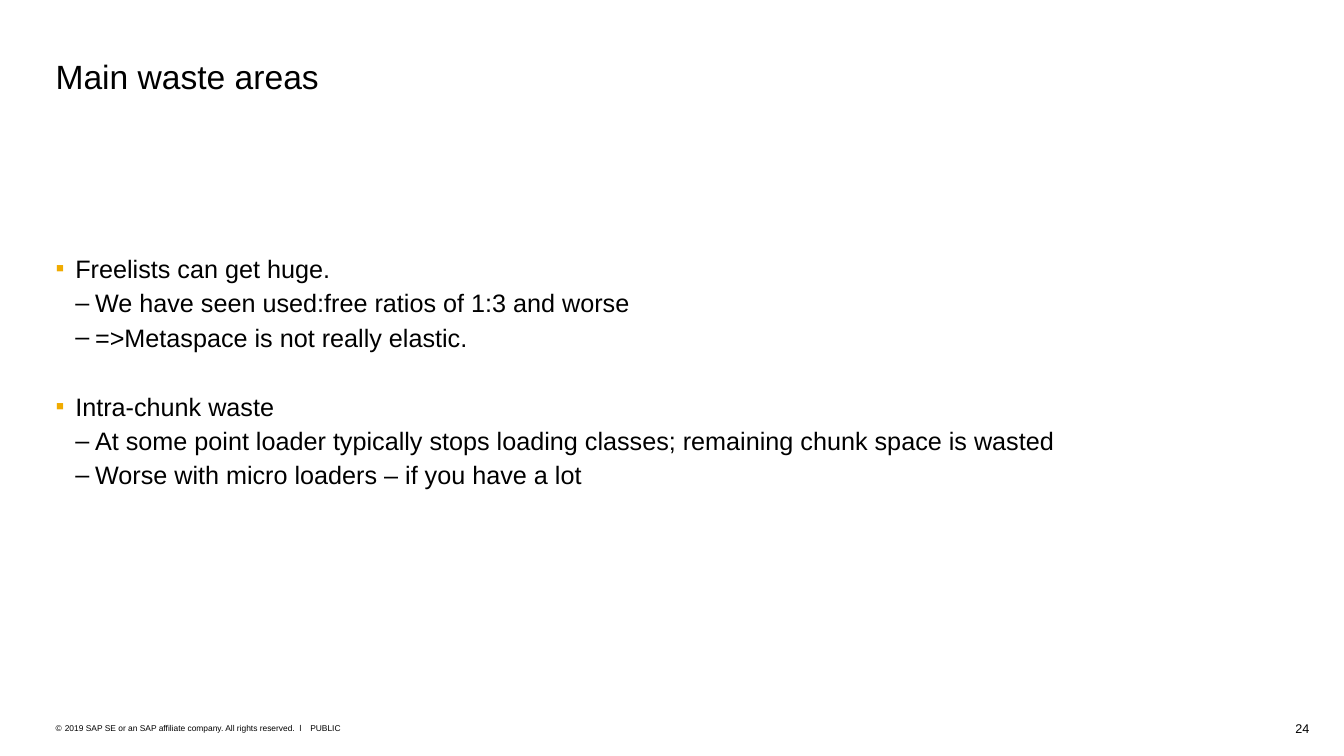
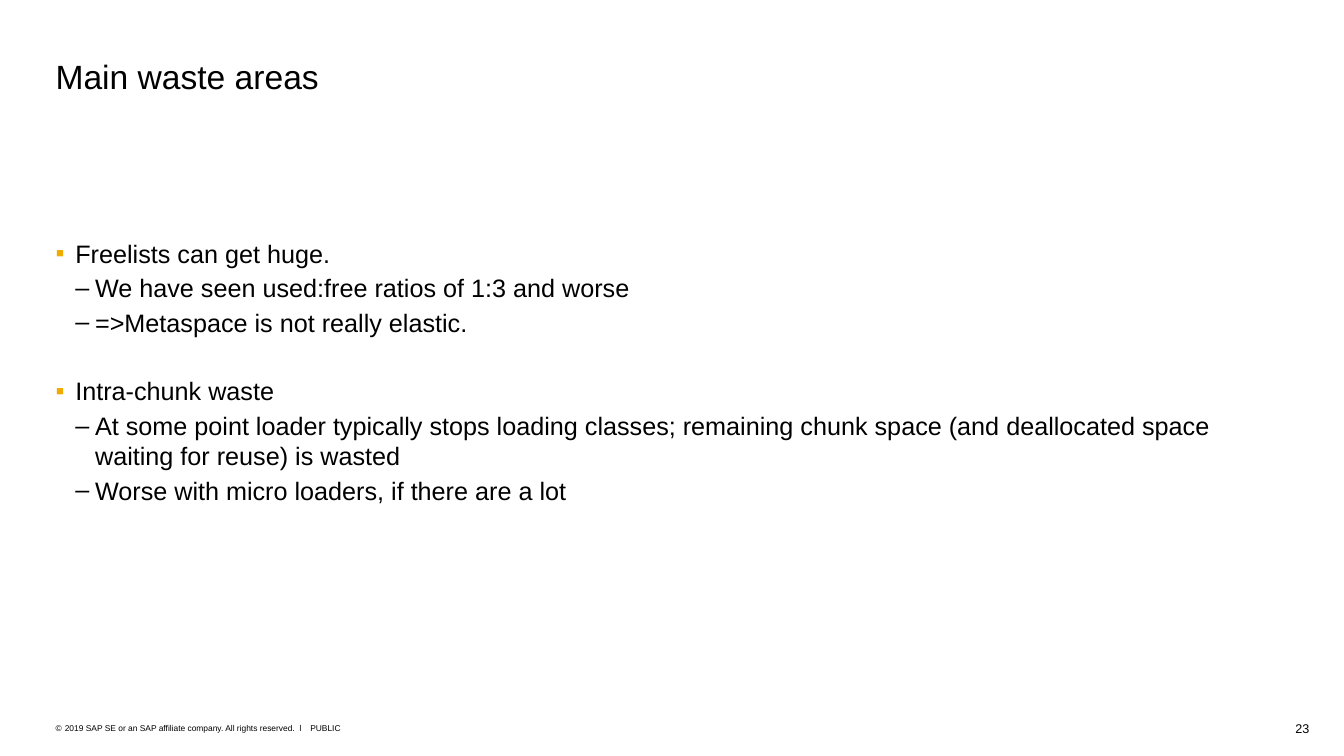
Before and after one commit to tstuefe/JEP387, a slide deck: slide 23 of pres/elastic-metaspace.odp (slide 24 before the commit). Drawn at 1344x756 pixels with LibreOffice and Linux fonts; fonts in the diff are those of the drawing. Boxes give left, top, right and bottom in pixels: in the first picture for what was removed or moved away, otherwise in the second. Text is boxed around its words. In the diff, an @@ line names an element or a change of style, - is before the commit and + after.

```diff
--- a/pres/elastic-metaspace.odp
+++ b/pres/elastic-metaspace.odp
@@ subtitle at (x1=95, y1=416, x2=1209, y2=504): text changed @@
-    – At some point loader typically stops loading classes; remaining chunk space is wasted
-    – Worse with micro loaders – if you have a lot
+    – At some point loader typically stops loading classes; remaining chunk space (and deallocated space waiting for reuse) is wasted
+    – Worse with micro loaders, if there are a lot
@@ page number at (x1=1295, y1=724, x2=1309, y2=733): text changed @@
-24
+23
```
Also in this commit, not shown: 28 other slides changed, 1 slide added, 1 slide removed, 1 other file.
